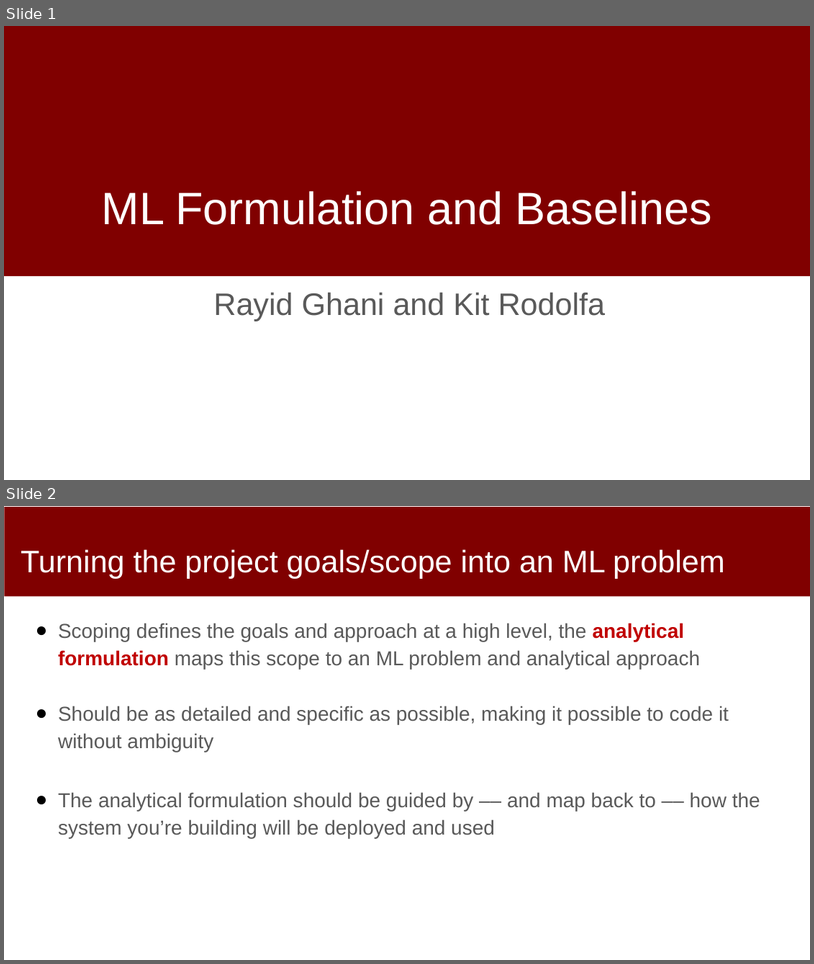
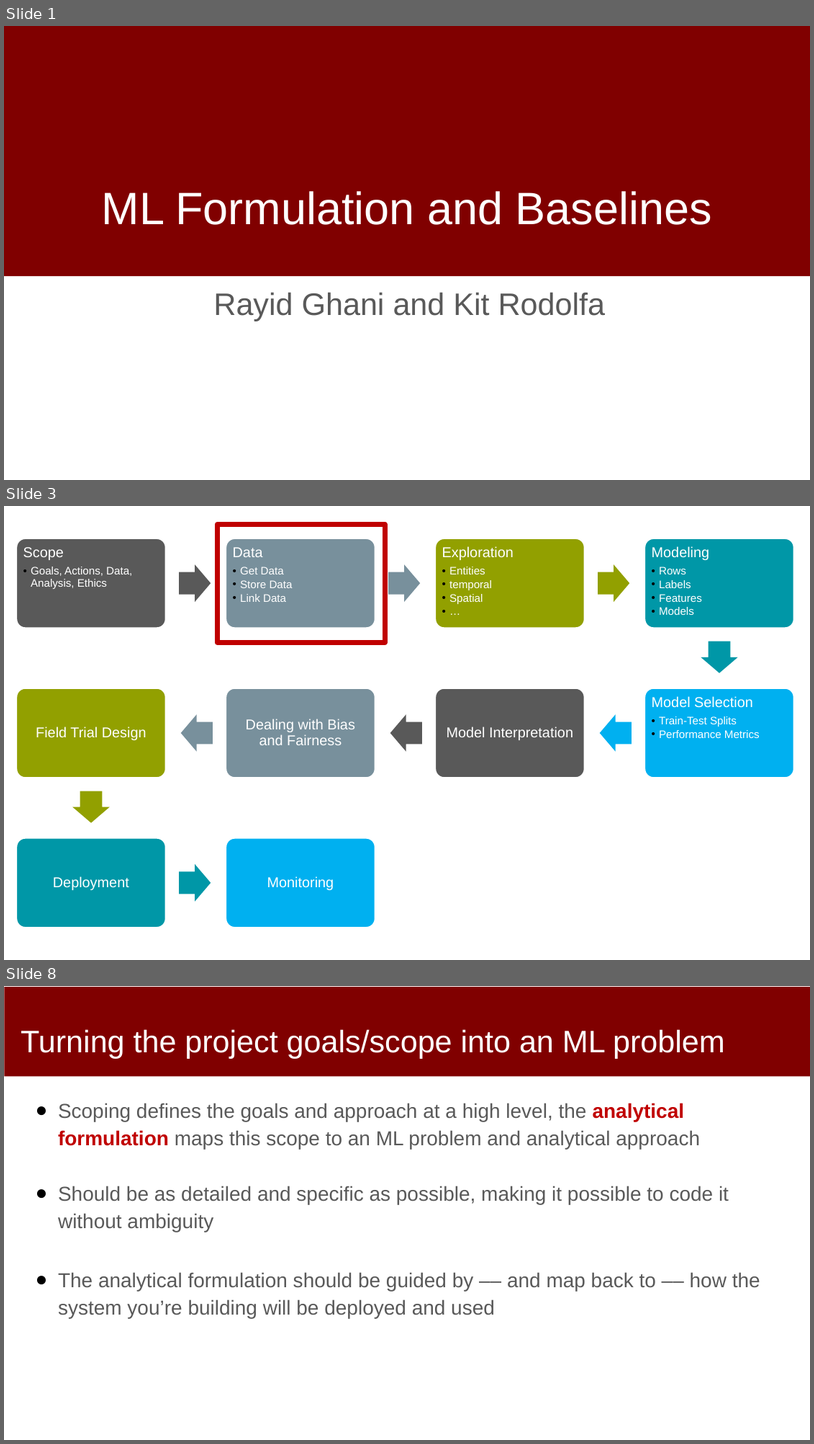
Before and after one commit to dssg/MLinPractice, a slide deck: Lectures/Lecture4-Formulation.pptx. Shown one above the other, each under a label of ours: slides 1 and 2 before the commit, slides 1, 3 and 8 after it; the slides between them are not shown. The pictures are 814x964 and 814x1444 pixels, drawn with LibreOffice and Linux fonts; fonts in the diff are those of the drawing; background and template pictures are left out. Boxes give left, top, right and bottom in pixels: in the first picture for what was removed or moved away, otherwise in the second. Text is boxed around its words. In the diff, an @@ line names an element or a change of style, - is before the commit and + after.

```diff
--- a/Lectures/Lecture4-Formulation.pptx
+++ b/Lectures/Lecture4-Formulation.pptx
@@ slide 3 added at [4, 506, 810, 960], background #FFFFFF @@
@@ rectangle added at [218, 524, 385, 643], outline #C00000 6 pt @@
@@ group added at [16, 538, 795, 927]: 10 rounded rectangles, 10 texts, 9 right arrows @@
+Scope
+  • Goals, Actions, Data, Analysis, Ethics
+Data
+  • Get Data
+  • Store Data
+  • Link Data
+Exploration
+  • Entities
+  • temporal
+  • Spatial
+  • …
+Modeling
+  • Rows
+  • Labels
+  • Features
+  • Models
+Model Selection
+  • Train-Test Splits
+  • Performance Metrics
+Model Interpretation
+Dealing with Bias and Fairness
+Field Trial Design
+Deployment
+Monitoring
@@ what was slide 2 is now slide 8 @@
```
Also in this commit, not shown: 7 other slides added.
